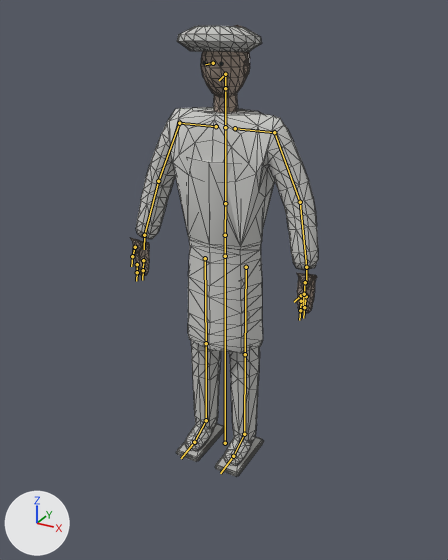
The glTF model models/city/people/medic_f_far.glb as it was, and as the next commit left it.
Rendered twice from a camera (50 mm lens) standing at (1.06, -1.939, 1.749) and looking at (0.044, -0.092, 0.826). The lights are fixed; the arrows at lower left show +X, +Y and +Z. The first picture is the older version. The bones that change, and the others that lie on the model, are drawn over the model as lines. Mesh edges are drawn as thin lines.

Names of what the first picture shows: 'human_noir'.
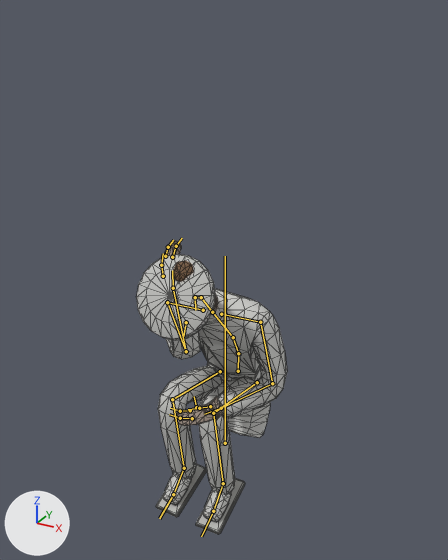
The newer file adds an action. The first version stands in its rest pose; the second is drawn at frame 3 of the action 'crouch_hold_wind_loop'.

Pixel boxes (x1, y1, x2, y2) of what changed, in the pictures (448 x 560 px):
'human_noir', posed (19% narrower, 35% shorter)
    before: (131, 25, 318, 476)
    after: (136, 240, 287, 534)
bone 'pelvis', root to tip
    before: (225, 256) to (225, 235)
    after: (238, 371) to (238, 353)
bone 'spine', root to tip
    before: (225, 235) to (225, 203)
    after: (238, 353) to (233, 337)
bone 'spine2', root to tip
    before: (225, 203) to (225, 127)
    after: (233, 337) to (212, 312)
bone 'head', root to tip
    before: (225, 88) to (225, 74)
    after: (201, 297) to (195, 297)
bone 'upper_arm.L', root to tip
    before: (274, 132) to (300, 202)
    after: (260, 322) to (272, 383)
bone 'forearm.L', root to tip
    before: (300, 202) to (306, 267)
    after: (272, 383) to (221, 408)
bone 'fingers_1.L', root to tip
    before: (306, 296) to (304, 307)
    after: (192, 418) to (180, 418)
bone 'fingers_2.L', root to tip
    before: (304, 307) to (303, 318)
    after: (180, 418) to (169, 414)
bone 'upper_arm.R', root to tip
    before: (179, 123) to (158, 181)
    after: (167, 302) to (186, 351)
bone 'forearm.R', root to tip
    before: (158, 181) to (144, 235)
    after: (186, 351) to (173, 288)
bone 'fingers_1.R', root to tip
    before: (143, 260) to (143, 270)
    after: (172, 257) to (176, 246)
bone 'fingers_2.R', root to tip
    before: (143, 270) to (142, 280)
    after: (176, 246) to (182, 238)
bone 'index_1.R', root to tip
    before: (137, 264) to (137, 272)
    after: (165, 256) to (168, 247)
bone 'thigh.L', root to tip
    before: (246, 267) to (245, 354)
    after: (257, 382) to (213, 413)
bone 'shin.L', root to tip
    before: (245, 354) to (244, 434)
    after: (213, 413) to (223, 483)
bone 'foot.L', root to tip
    before: (244, 434) to (233, 456)
    after: (223, 483) to (213, 511)
bone 'thigh.R', root to tip
    before: (205, 258) to (206, 343)
    after: (220, 371) to (172, 399)
bone 'shin.R', root to tip
    before: (206, 343) to (206, 420)
    after: (172, 399) to (184, 468)
bone 'foot.R', root to tip
    before: (206, 420) to (194, 442)
    after: (184, 468) to (173, 494)

The edits, one by one:
Bone 'pelvis' (bone_pelvis) moves from (0.0, 0.0, 0.0) to (0.02, -0.55, -0.08).
Bone 'spine' (bone_spine) turns from (0, 0, 0) to (29, 4, 0) degrees about its own x, y and z.
Bone 'spine2' (bone_spine2) turns from (0, 0, 0) to (14, 0, 0) degrees about its own x, y and z.
Bone 'head' (bone_head) turns from (0, 0, 0) to (24, 0, 0) degrees about its own x, y and z.
Bone 'upper_arm.L' (bone_upper_arm_l) turns from (0, 0, 0) to (-40, 0, -14) degrees about its own x, y and z.
Bone 'forearm.L' (bone_forearm_l) turns from (0, 0, 0) to (-80, 0, 0) degrees about its own x, y and z.
Bone 'fingers_1.L' (bone_fingers_1_l) turns from (0, 0, 0) to (0, 0, 20) degrees about its own x, y and z.
Bone 'fingers_2.L' (bone_fingers_2_l) turns from (0, 0, 0) to (0, 0, 22) degrees about its own x, y and z.
Bone 'upper_arm.R' (bone_upper_arm_r) turns from (0, 0, 0) to (-120, 0, 20) degrees about its own x, y and z.
Bone 'forearm.R' (bone_forearm_r) turns from (0, 0, 0) to (-120, 0, 0) degrees about its own x, y and z.
Bone 'fingers_1.R' (bone_fingers_1_r) turns from (0, 0, 0) to (0, 0, -20) degrees about its own x, y and z.
Bone 'fingers_2.R' (bone_fingers_2_r) turns from (0, 0, 0) to (0, 0, -22) degrees about its own x, y and z.
Bone 'index_1.R' (bone_index_1_r) turns from (0, 0, 0) to (0, 0, -19) degrees about its own x, y and z.
Bone 'thigh.L' (bone_thigh_l) turns from (0, 0, 0) to (-102, 0, 0) degrees about its own x, y and z.
Bone 'shin.L' (bone_shin_l) turns from (0, 0, 0) to (112, 0, 0) degrees about its own x, y and z.
Bone 'foot.L' (bone_foot_l) turns from (0, 0, 0) to (8, 0, 0) degrees about its own x, y and z.
Bone 'thigh.R' (bone_thigh_r) turns from (0, 0, 0) to (-102, 0, 0) degrees about its own x, y and z.
Bone 'shin.R' (bone_shin_r) turns from (0, 0, 0) to (112, 0, 0) degrees about its own x, y and z.
Bone 'foot.R' (bone_foot_r) turns from (0, 0, 0) to (8, 0, 0) degrees about its own x, y and z.
